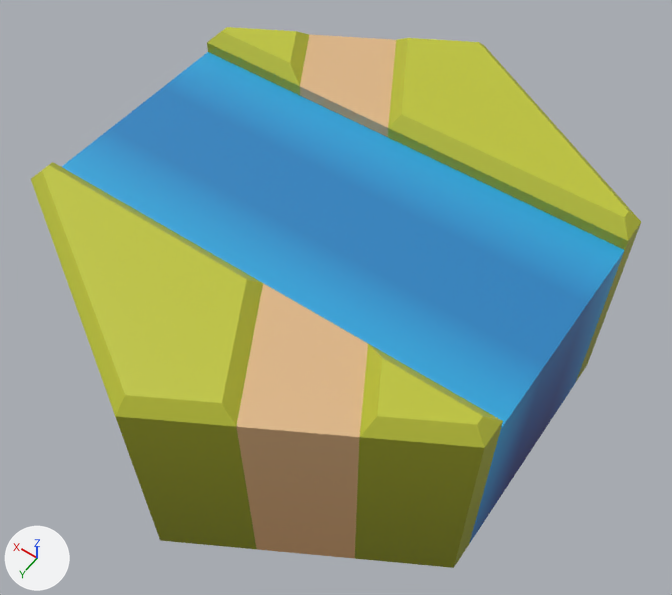
An edit to the glTF model assets/third_party/kaykit_medieval_hexagon/terrain/rivers/hex_river_crossing_A.gltf, drawn before and after from the same camera.
Before and after are seen from a 50 mm camera at (-1.44, 1.98, 2.49) aimed at (-0.06, 0.04, -0.56). The lights are fixed; the arrows at lower left show +X, +Y and +Z. The older version comes first.

Names of what the first picture shows: 'hex_river_crossing_A'.
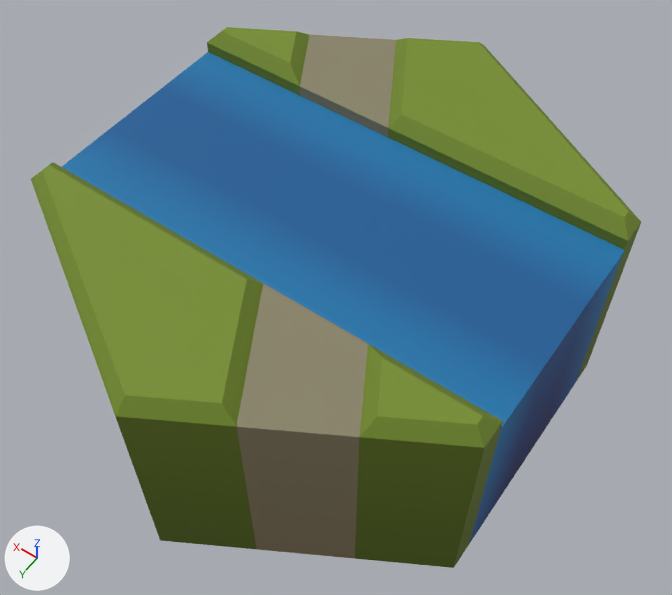
Pixel boxes (x1, y1, x2, y2) of what changed, in the pictures (672 x 595 px):
```json
{"object": "hex_river_crossing_A", "change": "recoloured", "before": [31, 27, 641, 568], "after": [31, 27, 641, 568], "on screen": "darker"}
```

The change, as JSON lines over the scene's bpy script:
```json
{"block": "mat_hexagons_medieval", "where": "n0 = _N.new('ShaderNodeBsdfPrincipled'); n0.name = 'Principled BSDF'"}
{"op": "add", "block": "mat_hexagons_medieval", "code": "n0.inputs[2].default_value = 0.76  # 'Roughness'"}
{"op": "add", "block": "mat_hexagons_medieval", "code": "n3 = _N.new('ShaderNodeMix'); n3.name = 'Mix'"}
{"op": "add", "block": "mat_hexagons_medieval", "code": "n3.data_type = 'RGBA'"}
{"op": "add", "block": "mat_hexagons_medieval", "code": "n3.blend_type = 'MULTIPLY'"}
{"op": "add", "block": "mat_hexagons_medieval", "code": "n3.inputs[0].default_value = 1.0  # 'Factor'"}
{"op": "add", "block": "mat_hexagons_medieval", "code": "n3.inputs[7].default_value = (0.34, 0.48, 0.58, 1.0)  # 'B', greyish blue #9eb8c8"}
{"block": "mat_hexagons_medieval", "where": "n2 = _N.new('ShaderNodeTexImage'); n2.name = 'Image Texture'"}
{"op": "remove", "block": "mat_hexagons_medieval", "code": "_L.new(n2.outputs[0], n0.inputs[0])  # 'Color' to 'Base Color'"}
{"op": "add", "block": "mat_hexagons_medieval", "code": "_L.new(n3.outputs[2], n0.inputs[0])  # 'Result' to 'Base Color'"}
{"op": "add", "block": "mat_hexagons_medieval", "code": "_L.new(n2.outputs[0], n3.inputs[6])  # 'Color' to 'A'"}
```
